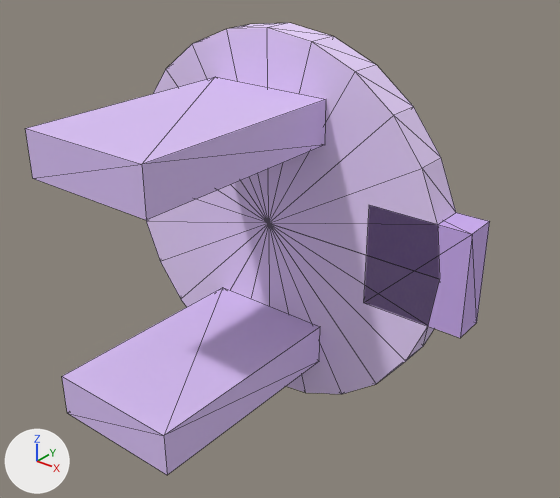
What one commit did to the glTF model assets/Robot_BlockBot/model_4.glb.
Rendered twice from a 50 mm camera at (0.273, -0.321, 0.19) aimed at (0.038, -0.026, 0.008). Every picture has the same lights, and +X, +Y and +Z are marked at lower left. The picture after the commit comes second. Mesh edges are drawn as thin lines. Vertices at exactly the same position are counted once.

Objects in the first picture: 'model_4_NOSIMPLIFY'.
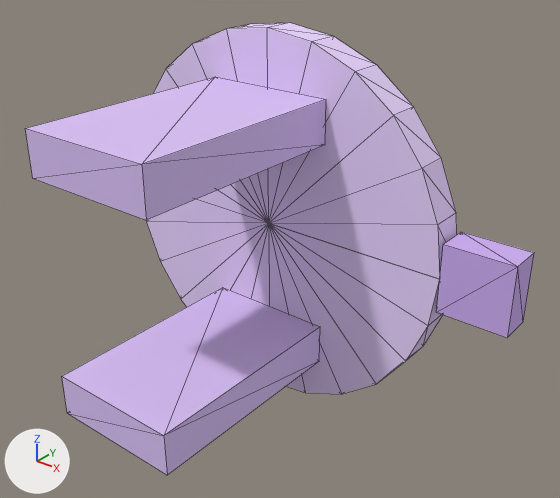
The change, as a list of edits to the scene's bpy script:
```text
Change me_model_4_nosimplify:
    used by ob_model_4_nosimplify
    remove me_model_4_nosimplify.from_pydata(...)  # 76 vertices, 132 faces; spans x -0.115..0.13, y -0.12..0.03, z -0.115..0.115
    add me_model_4_nosimplify.from_pydata(...)  # 76 vertices, 132 faces; spans x -0.115..0.155, y -0.12..0.03, z -0.115..0.115
    me_model_4_nosimplify part 1: the loose piece of 8 vertices spanning x 0.07..0.13, y 0.01..0.03, z -0.03..0.03 is scaled about its middle by (0.667, 1, 0.667), then moved by (0.035, 0.0, 0.0)
```

Location of each change, [x1, y1, x2, y2] in pixels of the pictures (560 x 498 px; the box of a moved part takes in the faces that stretch with it):
'model_4_NOSIMPLIFY', reshaped (9% wider): before [25, 23, 490, 475]; after [25, 23, 534, 475]
part 1 of me_model_4_nosimplify, moved or reshaped: before [364, 205, 490, 338]; after [436, 232, 534, 338]
